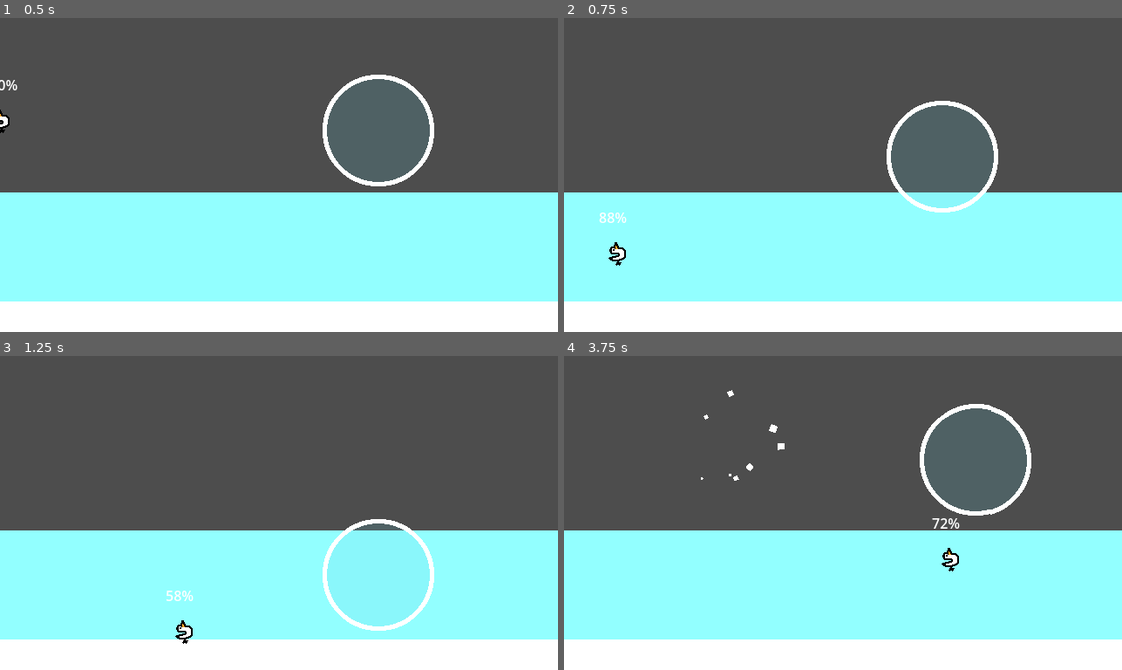
Above: before the commit, frames 1-4 (two rows, left to right).
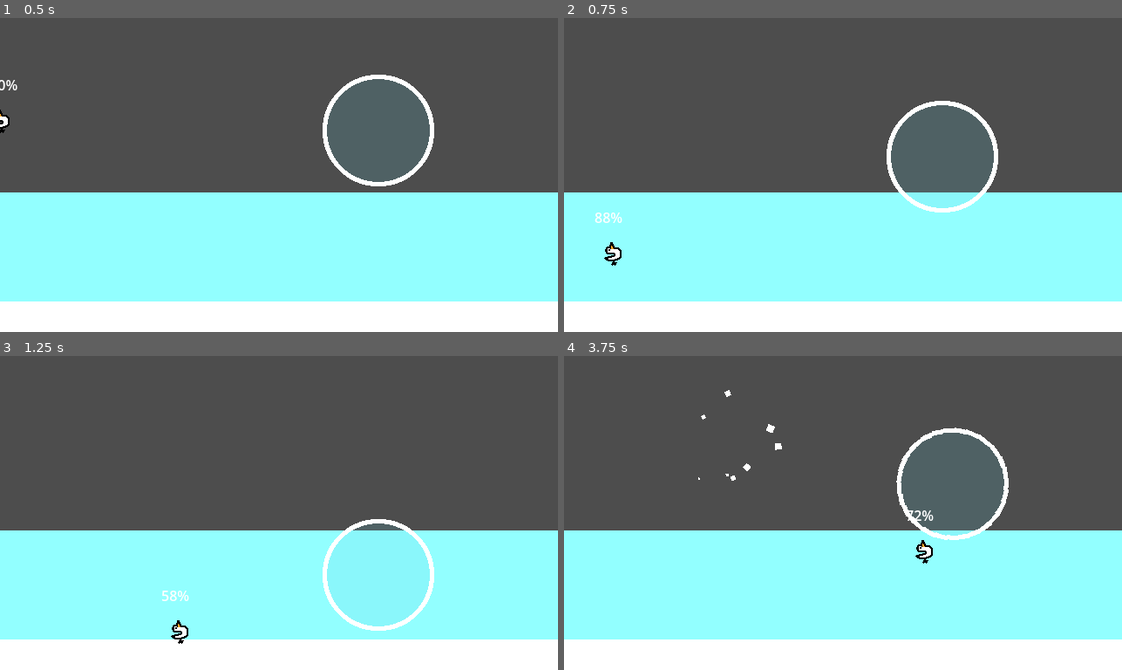
Above: after the commit, the same moments.

Repository: ron0studios/Global-Game-Jam-2025
Game: Godot game, scene res://objects/sandbox.tscn
The game is run twice, just before and just after one commit, with the same random seed, the same clock (stepped at 60 frames per second) and the same inputs. The engine's default icon, where the game draws it, is replaced by a stand-in: a white triangle on a blue panel in a dark square.
Inputs (mouse positions are in pixels of both pictures, inside the frame that each line leads up to):
- Up to frame 1 (0.5 s): no input
- Up to frame 2 (0.75 s): move the mouse to (965, 159) at 0.52 s; hold Right (ui_right) from 0.53 s (still down); hold Space (blow) from 0.53 s (still down)
- Up to frame 3 (1.25 s): keep holding Right (ui_right); keep holding Space (blow); tap W (jump) at 0.77 s
- Up to frame 4 (3.75 s): move the mouse to (731, 528) at 1.27 s; release Space (blow) at 1.28 s; tap Space (blow) at 1.35, 2.85 s; tap W (jump) at 1.52, 3.02 s; move the mouse to (898, 443) at 2.02 s; release Right (ui_right) at 2.03 s; hold Left (ui_left) 2.03-2.78 s; hold Space (blow) 2.03-2.78 s; move the mouse to (815, 575) at 2.77 s; hold Right (ui_right) from 2.78 s (still down); move the mouse to (1010, 560) at 3.52 s; hold Space (blow) from 3.53 s (still down)

Frame 1 is identical in both runs. In frame 2, 0.3% of the frame differs, in the area x 5-12%, y 61-79%; in frame 3, 0.3%; in frame 4, 2.2%, in the area x 24-84%, y 10-69%.

Commit message:
fix conflict with player.gd?

Diff:
--- a/player.gd
+++ b/player.gd
@@ -12,6 +12,8 @@
 var fall_factor = 1
 var force
 
+var state = states.ONLEVEL
+enum states {OVERWATER, UNDERWATER, ONLEVEL}
 
 var breath = 100
 var blowing = false: #enables blowing hitbox when true
@@ -25,6 +27,13 @@
 func _physics_process(delta: float) -> void:
 	var accel = GROUND_ACCEL
 	var decel = GROUND_DECEL
+	match state:
+		states.ONLEVEL:
+			pass
+		states.OVERWATER:
+			pass
+		states.UNDERWATER:
+			pass
 
 	# Add the gravity.
 	if not is_on_floor():
@@ -33,6 +42,7 @@
 		velocity += get_gravity() * delta * fall_factor
 	else:
 		fall_factor = 1
+	handle_blowing(delta)
 
 	# Handle jump.
 	if Input.is_action_just_pressed("jump") and is_on_floor():
@@ -41,6 +51,7 @@
 	if Input.is_action_just_released("jump") and not is_on_floor():
 		fall_factor = FALL_MULTIPLIER
 
+	move_and_slide()
 
 	# Get the input direction and handle the movement/deceleration.
 	# As good practice, you should replace UI actions with custom gameplay actions.
@@ -54,6 +65,7 @@
 			velocity.x = min(0, velocity.x + decel*delta)
 
 
+func handle_blowing(delta):
 	if Input.is_action_just_pressed("blow"):
 		blowing = true
 		$Breathtimer.start()
@@ -80,9 +92,6 @@
 
 	$Label.text = str(breath) + "%"
 
-	move_and_slide()
-
-
 func _on_blow_area_body_entered(body: RigidBody2D) -> void:
 	if body.name == "bubble":
 		body.apply_impulse(Vector2.UP*1000*force)
